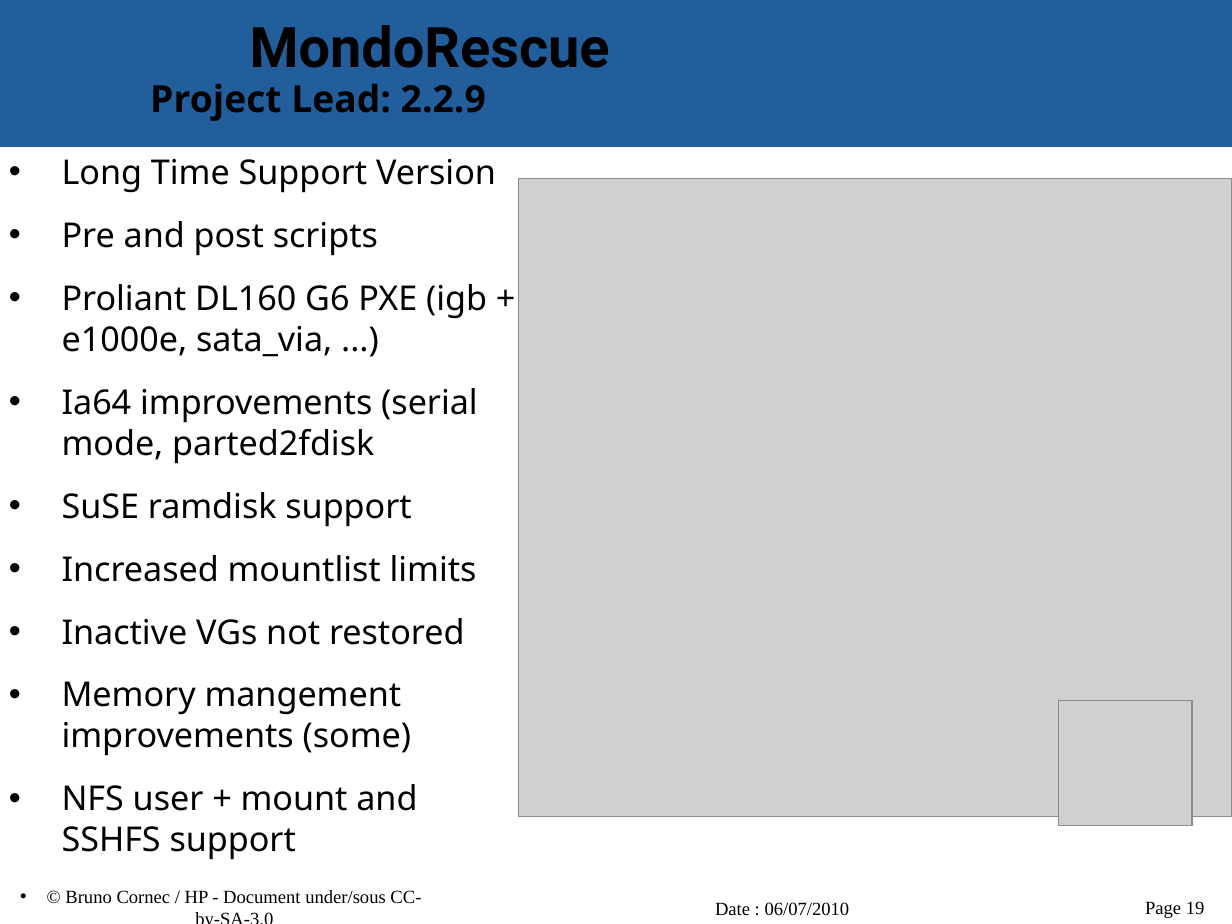
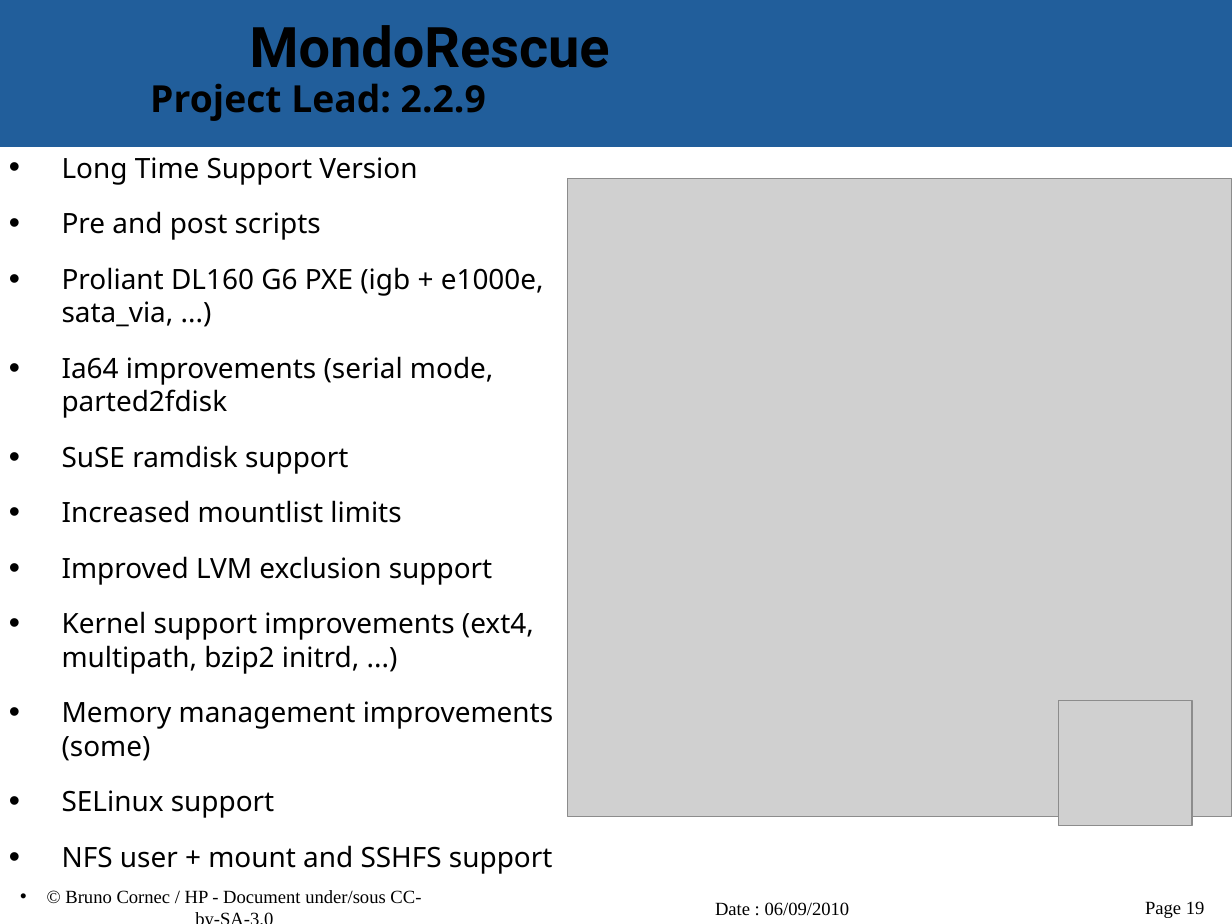
Before and after one commit to vir/mondo-rescue, a slide deck: slide 19 of mondo-doc/mondo-presentation.odp. Drawn at 1232x924 pixels with LibreOffice and Linux fonts; fonts in the diff are those of the drawing; grey boxes stand for pictures; background and template pictures are left out. Boxes give left, top, right and bottom in pixels: in the first picture for what was removed or moved away, otherwise in the second. Text is boxed around its words. In the diff, an @@ line names an element or a change of style, - is before the commit and + after.

```diff
--- a/mondo-doc/mondo-presentation.odp
+++ b/mondo-doc/mondo-presentation.odp
@@ text at box(62, 157, 553, 874): size 22 to 18 pt in "Long Time Support Version", "Pre and post scripts", "Proliant DL160 G6 PXE (igb + e1000e, ...", "Ia64 improvements (serial mode, parted2fdisk" and 3 more places @@
@@ picture: place and size @@
-picture at box(519, 179, 1232, 817)
+picture at box(568, 179, 1232, 817)
@@ text at box(62, 556, 553, 818): text changed; size 22 to 18 pt @@
-• Inactive VGs not restored
-• Memory mangement improvements (some)
+• Improved LVM exclusion support
+• Kernel support improvements (ext4, multipath, bzip2 initrd, ...)
+• Memory management improvements (some)
+• SELinux support
@@ text at box(715, 902, 850, 916): text changed @@
-Date : 06/07/2010
+Date : 06/09/2010
```
Also in this commit, not shown: 23 other slides changed.
